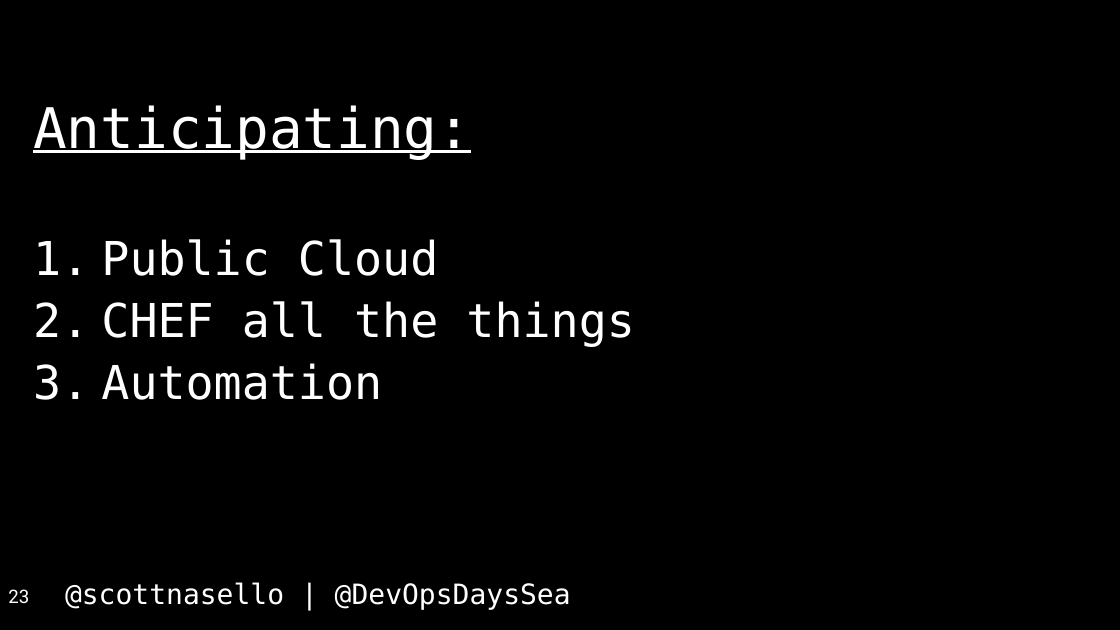
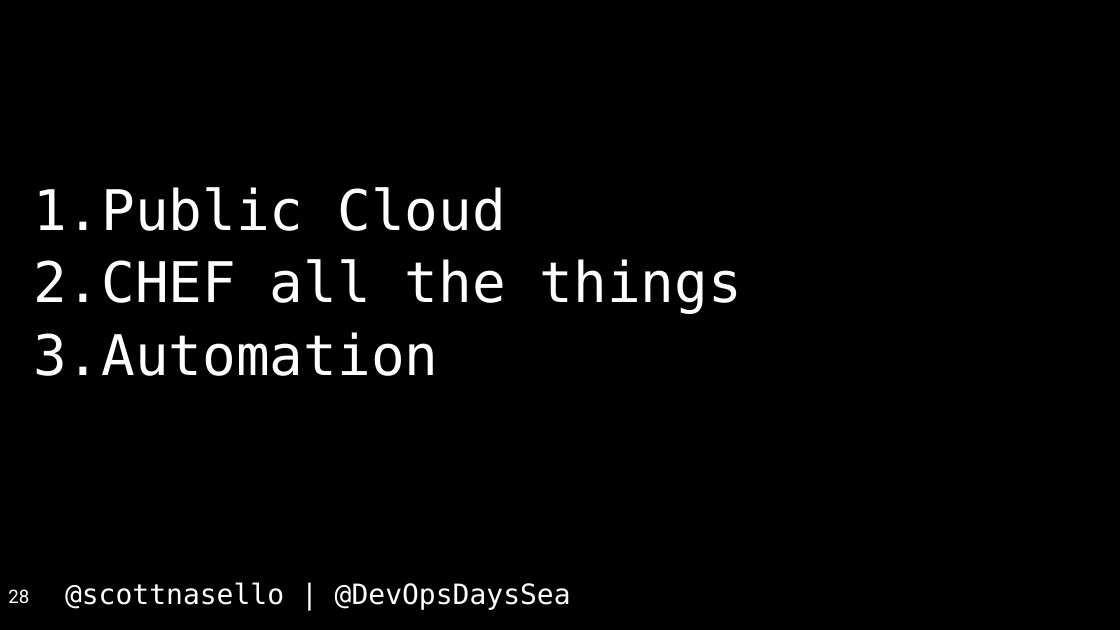
Before and after one commit to scottnasello/talks, a slide deck: slide 28 of 2017-04-26 Seattle DevOpsDays/DevOpsDays Seattle.pptx (slide 23 before the commit). Drawn at 1120x630 pixels with LibreOffice and Linux fonts; fonts in the diff are those of the drawing. Boxes give left, top, right and bottom in pixels: in the first picture for what was removed or moved away, otherwise in the second. Text is boxed around its words. In the diff, an @@ line names an element or a change of style, - is before the commit and + after.

```diff
--- a/2017-04-26 Seattle DevOpsDays/DevOpsDays Seattle.pptx
+++ b/2017-04-26 Seattle DevOpsDays/DevOpsDays Seattle.pptx
@@ text "Public Cloud" at [33, 187, 742, 376]: size 40 to 48 pt; vertical alignment top to middle @@
@@ text at [33, 105, 471, 160]: paragraph removed @@
-Anticipating:
@@ page number at [8, 589, 29, 603]: text changed @@
-23
+28
```
Also in this commit, not shown: 18 other slides changed, 6 slides added, 1 other file.
